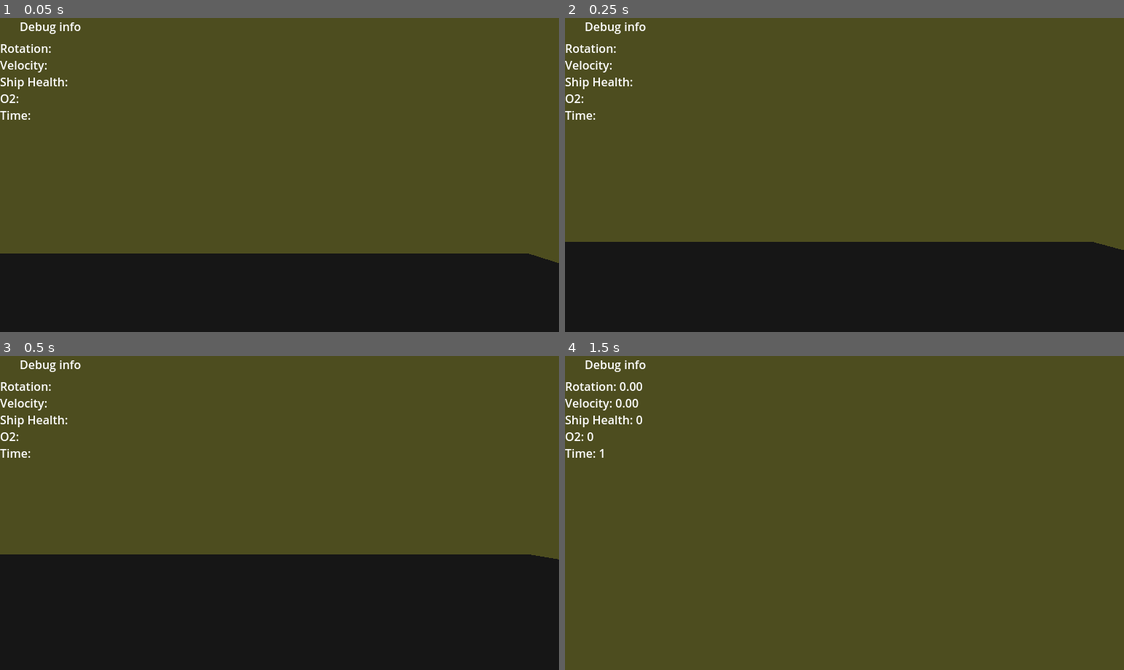
Above: before the commit, frames 1-4 (two rows, left to right).
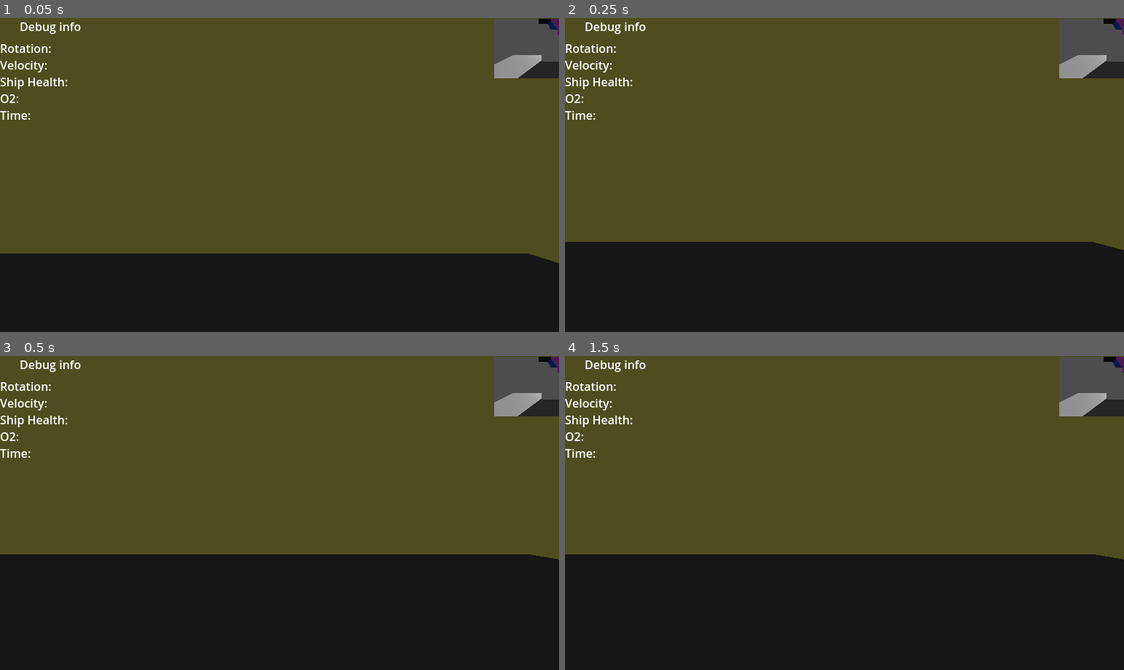
Above: after the commit, the same moments.

Repository: zachary-huber/globalGameJam2025_BUBBLE
Game: Godot game, scene res://src/scenes/main_3d.tscn
The game is run twice, just before and just after one commit, with the same random seed, the same clock (stepped at 60 frames per second) and the same inputs.
Inputs (mouse positions are in pixels of both pictures, inside the frame that each line leads up to):
- Up to frame 1 (0.05 s): no input
- Up to frame 2 (0.25 s): no input
- Up to frame 3 (0.5 s): no input
- Up to frame 4 (1.5 s): tap Enter (ui_accept) at 0.5, 0.77 s; move the mouse to (872, 513) at 0.52 s; hold Q (alt_interact) 0.53-1.28 s; hold W (forward) from 0.53 s (still down); move the mouse to (816, 513) at 1.27 s; tap E (interact) at 1.35 s

The runs differ from the first frame. In frame 1, 2.2% of the frame differs, in the area x 88-100%, y 0-20%; in frame 2, 2.2%; in frame 3, 2.2%; in frame 4, 39%, in the area x 0-100%, y 0-100%.
Error after the commit: Parse Error: Builtin type cannot be used as a name on its own. (res://src/scripts/game_manager.gd:53)

Commit message:
added subcam viewport

Diff:
--- a/src/scenes/main_3d.tscn
+++ b/src/scenes/main_3d.tscn
@@ -7,8 +7,12 @@
 [ext_resource type="PackedScene" uid="uid://ephsf1kd5v08" path="res://src/scenes/ocean_floor_environment.tscn" id="4_aguwm"]
 [ext_resource type="Script" path="res://src/scripts/chair_cam.gd" id="5_pvmt8"]
 [ext_resource type="PackedScene" uid="uid://d1levm7wo2lhf" path="res://src/scenes/captain_chair.tscn" id="6_ntipw"]
+[ext_resource type="Script" path="res://src/scripts/sub_cam.gd" id="8_y5vig"]
 
 [sub_resource type="Environment" id="Environment_yl6x8"]
+
+[sub_resource type="SphereShape3D" id="SphereShape3D_vjm15"]
+radius = 2.0
 
 [node name="main3D" type="Node3D"]
 
@@ -95,3 +99,35 @@
 Ship Health:
 O2:
 Time: "
+
+[node name="SubCam" type="Control" parent="mainUI"]
+anchors_preset = 0
+offset_left = 679.0
+offset_top = 1.0
+offset_right = 768.0
+offset_bottom = 83.0
+script = ExtResource("8_y5vig")
+
+[node name="SubViewportContainer" type="SubViewportContainer" parent="mainUI/SubCam"]
+layout_mode = 1
+anchors_preset = 15
+anchor_right = 1.0
+anchor_bottom = 1.0
+grow_horizontal = 2
+grow_vertical = 2
+stretch = true
+
+[node name="SubViewport" type="SubViewport" parent="mainUI/SubCam/SubViewportContainer"]
+handle_input_locally = false
+size = Vector2i(89, 82)
+size_2d_override_stretch = true
+render_target_update_mode = 4
+
+[node name="subCamBody" type="CharacterBody3D" parent="mainUI/SubCam/SubViewportContainer/SubViewport"]
+transform = Transform3D(1, 0, 0, 0, 1, 0, 0, 0, 1, 0, 3.71171, 13.4352)
+
+[node name="Camera3D" type="Camera3D" parent="mainUI/SubCam/SubViewportContainer/SubViewport/subCamBody"]
+transform = Transform3D(-4.37114e-08, 0, 1, 0, 1, 0, -1, 0, -4.37114e-08, 0, 0, 0)
+
+[node name="CollisionShape3D" type="CollisionShape3D" parent="mainUI/SubCam/SubViewportContainer/SubViewport/subCamBody"]
+shape = SubResource("SphereShape3D_vjm15")
--- a/src/scripts/game_manager.gd
+++ b/src/scripts/game_manager.gd
@@ -17,7 +17,7 @@
 
 var playerCamera = null
 var chairCamera = null
-
+var subCam = null
 
 func _init() -> void:
 	Input.mouse_mode = Input.MOUSE_MODE_CAPTURED
@@ -46,3 +46,9 @@
 	"Ship Health: " + str(shipHealth) + '\n' + \
 	"O2: " + str(o2) + '\n' + \
 	"Time: " + str(timePlayed) + '\n'
+
+	updateSubCam()
+
+func updateSubCam():
+	subCam.velocity = subCam.basis * Vector3 * currentVelocity
+	subCam.rotation.y = currrentRotation
--- /dev/null
+++ b/src/scripts/sub_cam.gd
@@ -0,0 +1,9 @@
+extends Control
+
+
+func _ready() -> void:
+	GameManager.subCam = $SubViewportContainer/SubViewport/subCamBody
+
+
+func _process(delta: float) -> void:
+	pass
Not shown: 1 places in src/scenes/main_3d.tscn that only renumber resources
